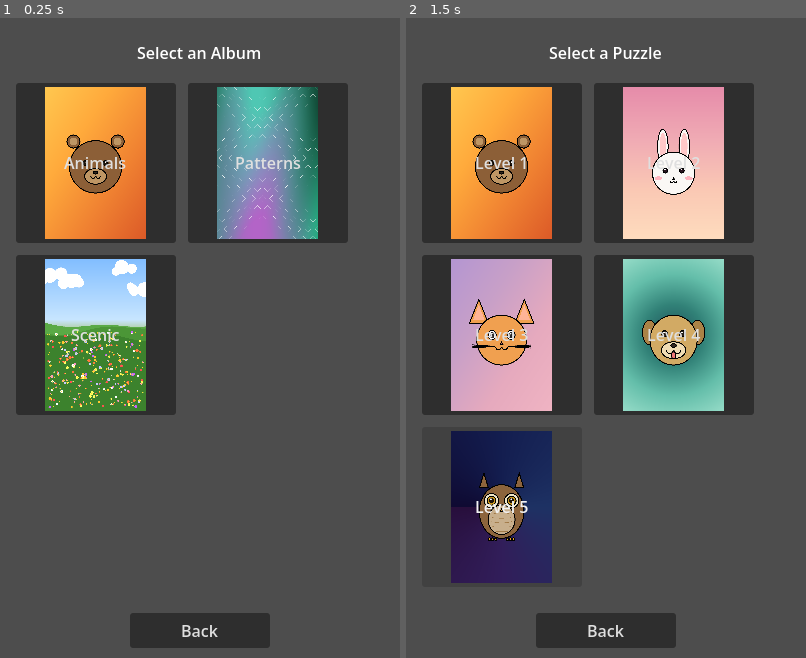
Above: before the commit, frames 1-2 (left to right).
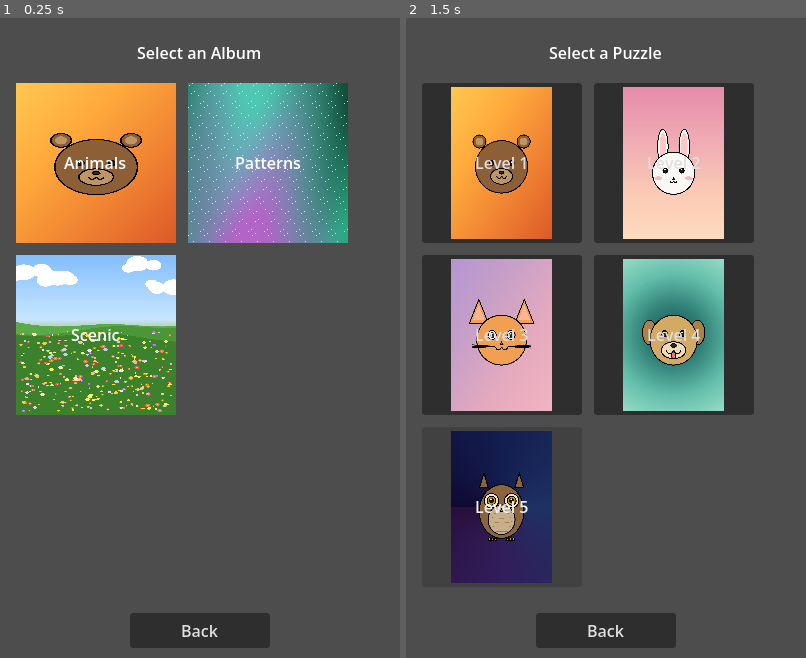
Above: after the commit, the same moments.

Repository: Gare22/Picture-Stitch-Puzzle
Game: Godot game, scene res://album_select.tscn
The game is run twice, just before and just after one commit, with the same random seed, the same clock (stepped at 60 frames per second) and the same inputs.
Inputs (mouse positions are in pixels of both pictures, inside the frame that each line leads up to):
- Up to frame 1 (0.25 s): no input
- Up to frame 2 (1.5 s): click "Back" at 0.5 s; click (502, 165) at 1.25 s, where only the run before the commit has a clickable "Animals"

The runs differ from the first frame. In frame 1, 17% of the frame differs, in the area x 4-87%, y 10-63%; in frame 2, nothing differs.

Commit message:
feat: animated album covers - staggered 15s cycle with 1s crossfade
- Each album cover cycles through its puzzle images at 15s intervals
- First change staggered 5s apart per album (15s/20s/25s) so covers never change simultaneously
- 1s parallel crossfade: new cover fades in as old fades out, then layers swap
- Timer autostarts on tree entry (fixes start-before-in-tree error)

Diff:
--- a/album_select.gd
+++ b/album_select.gd
@@ -7,6 +7,13 @@
 @onready var back_button: Button = $BackButton
 
 const THUMB_SIZE := Vector2(160, 160)
+
+## Seconds between cover changes per album.
+const COVER_INTERVAL := 15.0
+## Seconds of offset between albums so covers never change simultaneously.
+const COVER_STAGGER := 5.0
+## Crossfade duration in seconds (old cover fades out as new fades in).
+const COVER_FADE_TIME := 1.0
 
 
 func _ready() -> void:
@@ -22,26 +29,85 @@
 	var count := LevelManager.get_album_count()
 	for i in range(count):
 		var album: Dictionary = LevelManager.albums[i]
-		var btn := Button.new()
-		btn.custom_minimum_size = THUMB_SIZE
-		btn.size_flags_horizontal = Control.SIZE_SHRINK_CENTER
-		btn.size_flags_vertical = Control.SIZE_SHRINK_CENTER
-		btn.mouse_filter = Control.MOUSE_FILTER_PASS
-		btn.mouse_force_pass_scroll_events = true
+		var cell: Control = _build_cover_cell(album, i)
+		grid.add_child(cell)
 
-		# Load album thumbnail texture
-		var tex = load(album["thumbnail_path"]) as Texture2D
-		if tex != null:
-			btn.icon = tex
-			btn.expand_icon = true
-			btn.icon_alignment = HORIZONTAL_ALIGNMENT_CENTER
-			btn.vertical_icon_alignment = VERTICAL_ALIGNMENT_CENTER
 
-		btn.text = album["name"]
+func _build_cover_cell(album: Dictionary, index: int) -> Control:
+	var cell := Control.new()
+	cell.custom_minimum_size = THUMB_SIZE
+	cell.size_flags_horizontal = Control.SIZE_SHRINK_CENTER
+	cell.size_flags_vertical = Control.SIZE_SHRINK_CENTER
 
-		var idx := i
-		btn.pressed.connect(func() -> void: _on_album_pressed(idx))
-		grid.add_child(btn)
+	var cover_old := TextureRect.new()
+	cover_old.set_anchors_preset(Control.PRESET_FULL_RECT)
+	cover_old.expand_mode = TextureRect.EXPAND_IGNORE_SIZE
+	cover_old.stretch_mode = TextureRect.STRETCH_SCALE
+	cover_old.mouse_filter = Control.MOUSE_FILTER_IGNORE
+	cover_old.texture = load(album["thumbnail_path"]) as Texture2D
+	cell.add_child(cover_old)
+
+	var cover_new := TextureRect.new()
+	cover_new.set_anchors_preset(Control.PRESET_FULL_RECT)
+	cover_new.expand_mode = TextureRect.EXPAND_IGNORE_SIZE
+	cover_new.stretch_mode = TextureRect.STRETCH_SCALE
+	cover_new.mouse_filter = Control.MOUSE_FILTER_IGNORE
+	cover_new.modulate.a = 0.0
+	cell.add_child(cover_new)
+
+	var name_label := Label.new()
+	name_label.set_anchors_preset(Control.PRESET_FULL_RECT)
+	name_label.horizontal_alignment = HORIZONTAL_ALIGNMENT_CENTER
+	name_label.vertical_alignment = VERTICAL_ALIGNMENT_CENTER
+	name_label.mouse_filter = Control.MOUSE_FILTER_IGNORE
+	name_label.text = album["name"]
+	cell.add_child(name_label)
+
+	var click_button := Button.new()
+	click_button.set_anchors_preset(Control.PRESET_FULL_RECT)
+	click_button.flat = true
+	click_button.focus_mode = Control.FOCUS_NONE
+	click_button.mouse_filter = Control.MOUSE_FILTER_STOP
+	click_button.mouse_force_pass_scroll_events = true
+	var idx := index
+	click_button.pressed.connect(func() -> void: _on_album_pressed(idx))
+	cell.add_child(click_button)
+
+	var levels: Array = album["levels"]
+	if levels.size() > 1:
+		var cover_timer := Timer.new()
+		cover_timer.wait_time = COVER_INTERVAL + float(index) * COVER_STAGGER
+		cover_timer.one_shot = false
+		cover_timer.autostart = true
+		cover_timer.timeout.connect(_on_cover_timeout.bind(cell, cover_old, cover_new, levels))
+		cover_timer.name = "CoverTimer"
+		cell.add_child(cover_timer)
+
+	return cell
+
+
+func _on_cover_timeout(cell: Control, cover_old: TextureRect, cover_new: TextureRect, levels: Array) -> void:
+	var idx: int = cell.get_meta("cover_index", 0)
+	idx = (idx + 1) % levels.size()
+	cell.set_meta("cover_index", idx)
+
+	var next_tex = load(levels[idx]["path"]) as Texture2D
+	if next_tex == null:
+		return
+	cover_new.texture = next_tex
+
+	var tween := cell.create_tween()
+	tween.set_parallel(true)
+	tween.tween_property(cover_new, "modulate:a", 1.0, COVER_FADE_TIME)
+	tween.tween_property(cover_old, "modulate:a", 0.0, COVER_FADE_TIME)
+	tween.chain().tween_callback(func() -> void:
+		cover_old.texture = cover_new.texture
+		cover_old.modulate.a = 1.0
+		cover_new.modulate.a = 0.0
+	)
+
+	var timer: Timer = cell.get_node("CoverTimer")
+	timer.wait_time = COVER_INTERVAL
 
 
 func _on_album_pressed(index: int) -> void:
